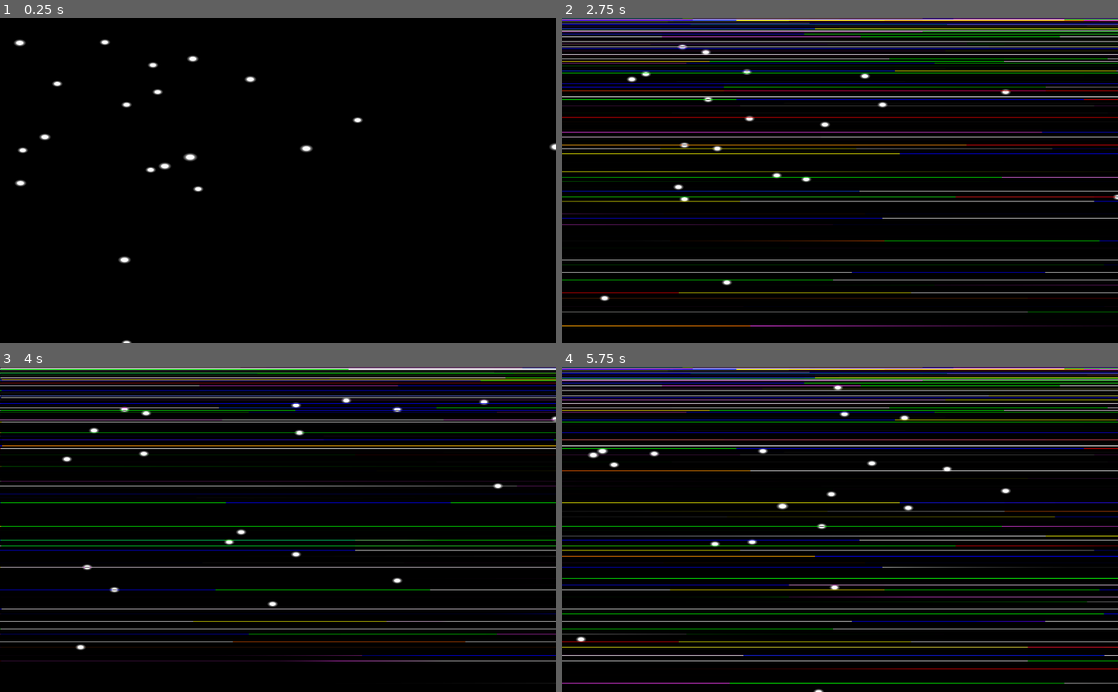
Above: before the commit, frames 1-4 (two rows, left to right).
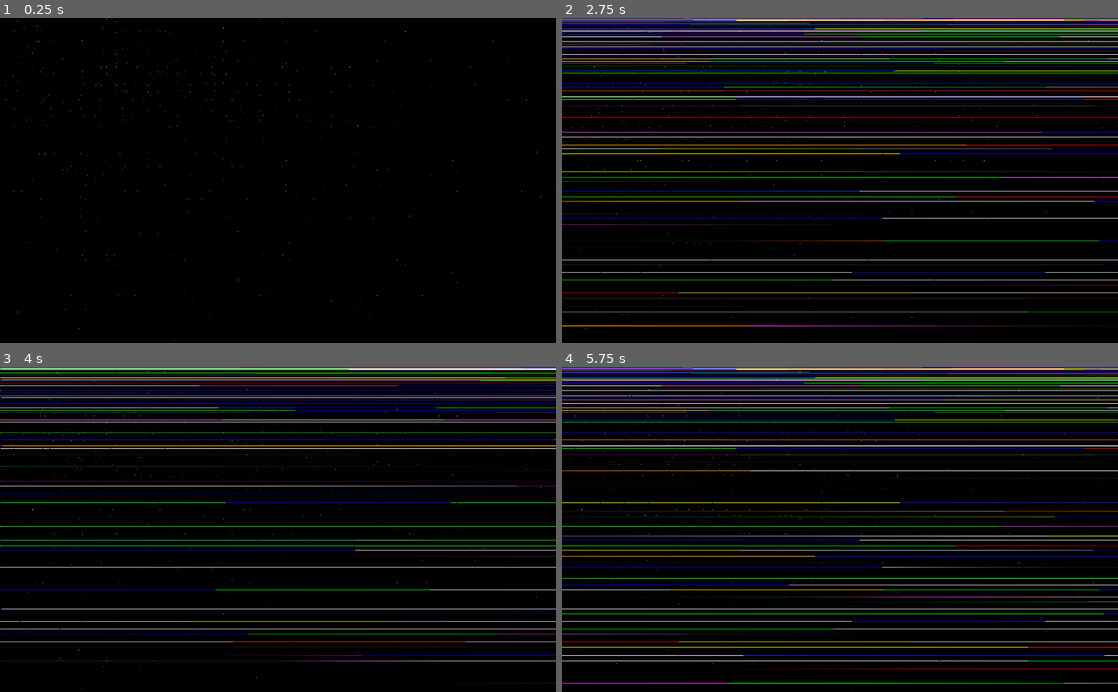
Above: after the commit, the same moments.

Repository: pigslyer/SlipspaceEscapades
Game: Godot game, scene res://Assets/Asset Scenes/SlipspaceBackground.tscn
Two runs of this game, one before a commit and one after it. Both use one fixed random seed, a clock stepped at 60 frames per second and the inputs below. The project has no main scene, so this scene is started directly.
Inputs:
- Up to frame 1 (0.25 s): no input
- Up to frame 2 (2.75 s): tap Enter (ui_accept) at 0.5, 1.35, 1.52, 1.82 s; hold Enter (ui_accept) 0.53-1.28 s; hold Enter (ui_accept) from 2.03 s (still down)
- Up to frame 3 (4 s): release Enter (ui_accept) at 2.78 s; tap Enter (ui_accept) at 2.85, 3.02, 3.32 s; hold Enter (ui_accept) from 3.53 s (still down)
- Up to frame 4 (5.75 s): release Enter (ui_accept) at 4.28 s; tap Enter (ui_accept) at 4.35, 4.52, 4.82 s; hold Enter (ui_accept) from 5.03 s (still down)

The runs differ from the first frame. In frame 1, 0.8% of the frame differs, in the area x 1-100%, y 0-100%; in frame 2, 0.6%; in frame 3, 0.6%; in frame 4, 0.7%.

Commit message:
reworked starry night to be more spacey

Diff:
--- a/Assets/Asset Scenes/SlipspaceBackground.gd
+++ b/Assets/Asset Scenes/SlipspaceBackground.gd
@@ -6,7 +6,6 @@
 	StartShaders();
 
 func StartShaders() -> void:
-#	$StreamShader.StartStreams();
 	$StarryNight.GenerateStars();
 	$RainbowStreamShader.StartStreams();
 
@@ -15,7 +14,7 @@
 		SetSlipspace(!_isSlipspace);
 
 
-func SetSlipspace(state: bool):
+func SetSlipspace(state: bool) -> void:
 
 	if state != _isSlipspace:
 		_isSlipspace = state;
@@ -25,5 +24,6 @@
 		if state:
 			$StarryNight.RemoveStars();
 		else:
+			# result of eyeballing, starts them just as the "exiting" effect is strongest
 			yield(get_tree().create_timer(2.0), "timeout");
 			$StarryNight.GenerateStars();
--- a/Assets/Asset Scenes/SlipspaceBackground.tscn
+++ b/Assets/Asset Scenes/SlipspaceBackground.tscn
@@ -21,6 +21,7 @@
 texture = ExtResource( 2 )
 centered = false
 script = ExtResource( 8 )
+StarCount = 1800
 
 [node name="SineStreamShader" type="Sprite" parent="."]
 visible = false
--- a/Assets/Asset Scenes/StarryNight.gd
+++ b/Assets/Asset Scenes/StarryNight.gd
@@ -12,7 +12,7 @@
 	var data = [];
 
 	for i in StarCount:
-		AddStar(data, Vector2(_random.randfn(0.6, 0.2),_random.randfn(0.6, 0.2)),_random.randf_range(0.04, 0.1));
+		AddStar(data, Vector2(_random.randfn(0.6, 0.2),_random.randfn(0.6, 0.2)),_random.randf_range(0.005, 0.01));
 
 	_m.set_shader_param("starData", ArrayToTexture(data));
 	_m.set_shader_param("starCount", data.size());
@@ -22,7 +22,7 @@
 	_m.set_shader_param("starCount", 0);
 
 func AddStar(array: Array, pos: Vector2, size: float) -> void:
-	array.append(Color(pos.x,pos.y,size, _random.randf_range(0, PI/2)));
+	array.append(Color(pos.x,pos.y,size, log(_random.randfn(4.5,4.5))/log(10)));
 
 func ArrayToTexture(array: Array) -> Texture:
 	var image := Image.new();
--- a/Assets/Asset Scenes/StarryNight.tres
+++ b/Assets/Asset Scenes/StarryNight.tres
@@ -11,11 +11,12 @@
 	vec4 data = texelFetch(starData, ivec2(index, 0), 0);
 
 	vec2 pos = data.xy;
-	float size = max(0.01,data.z + sin(TIME + data.a) * 0.005);
+	float size = data.z;
+	float starCloseness = data.a;
 
 	float dist = distance(uv, pos);
 
-	return vec4(vec3(1.0), max(0.0, (size - dist) / dist));
+	return vec4(vec3(1.0), max(0.0, ((size * starCloseness - dist) / dist) * starCloseness));
 }
 
 void fragment()
